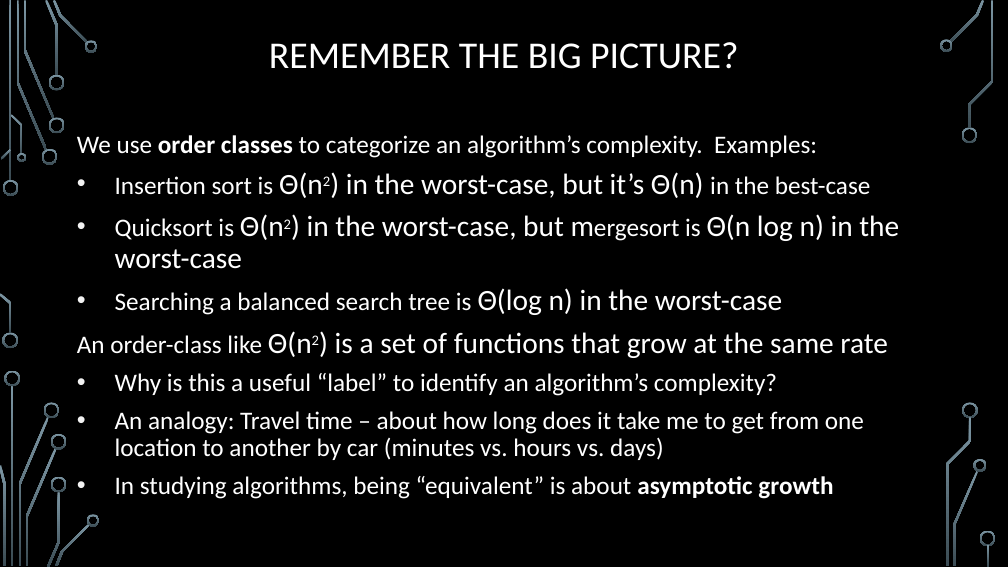
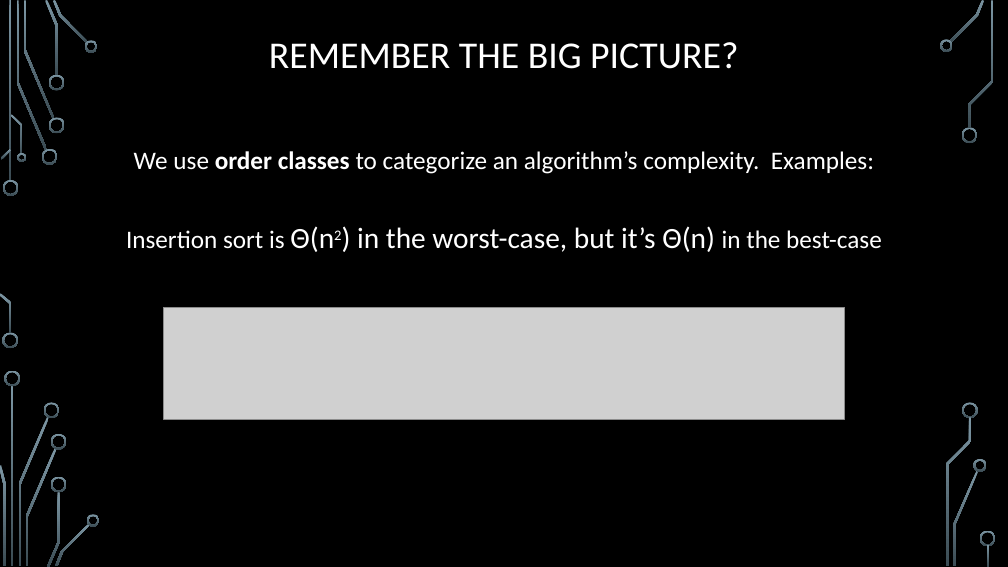
Before and after one commit to markfloryan/dsa2, a slide deck: slide 8 of slides/00-Review.pptx (slide 10 before the commit). Drawn at 1008x567 pixels with LibreOffice and Linux fonts; fonts in the diff are those of the drawing; grey boxes stand for pictures; background and template pictures are left out. Boxes give left, top, right and bottom in pixels: in the first picture for what was removed or moved away, otherwise in the second. Text is boxed around its words. In the diff, an @@ line names an element or a change of style, - is before the commit and + after.

```diff
--- a/slides/00-Review.pptx
+++ b/slides/00-Review.pptx
@@ text "We use order classes to ...": place and size @@
-text "We use order classes to ..." at [77,135,899,499]
+text "We use order classes to ..." at [126,151,882,252]
@@ text "We use order classes to ..." at [126,151,882,252]: alignment left to centre; bullet • to none @@
@@ text at [77,214,899,499]: paragraphs removed @@
-• Quicksort is Θ(n2) in the worst-case, but mergesort is Θ(n log n) in the worst-case
-• Searching a balanced search tree is Θ(log n) in the worst-case
-An order-class like Θ(n2) is a set of functions that grow at the same rate
-• Why is this a useful “label” to identify an algorithm’s complexity?
-• An analogy: Travel time – about how long does it take me to get from one location to another by car (minutes vs. hours vs. days)
-• In studying algorithms, being “equivalent” is about asymptotic growth
@@ picture added at [163,308,845,420] @@
```
Also in this commit, not shown: 8 other slides changed, 6 slides added, 5 slides removed, 2 other files.
